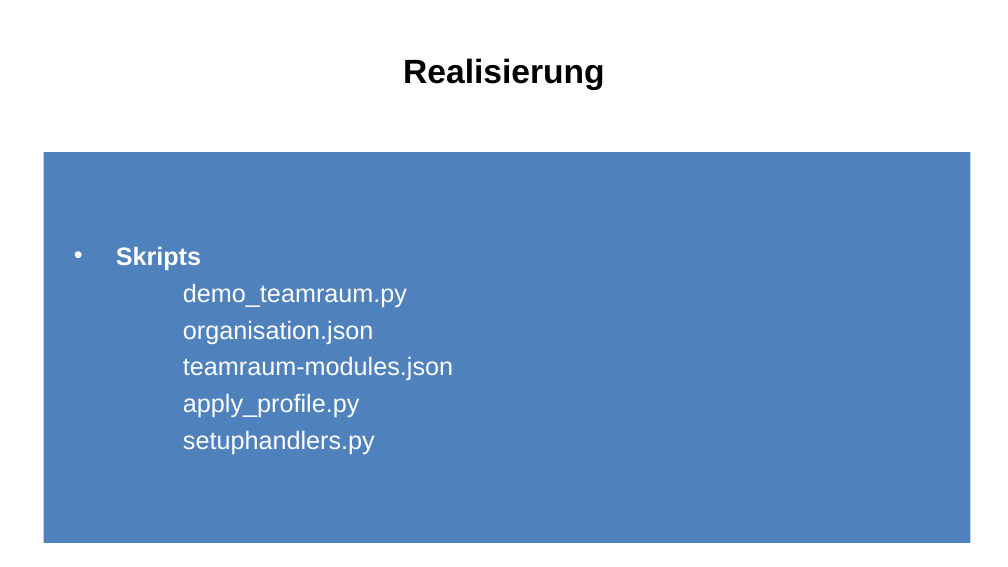
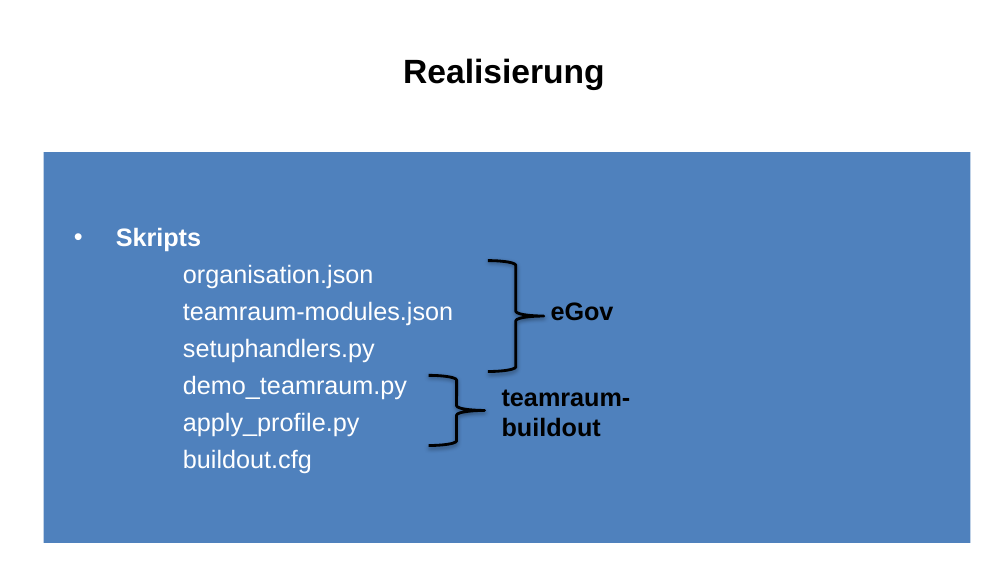
Before and after one commit to 4teamwork/IPA_michel.weingart, a slide deck: slide 10 of Dokumente/präsentation/Vortrag.pptx. Drawn at 1008x567 pixels with LibreOffice and Linux fonts; fonts in the diff are those of the drawing. Boxes give left, top, right and bottom in pixels: in the first picture for what was removed or moved away, otherwise in the second. Text is boxed around its words. In the diff, an @@ line names an element or a change of style, - is before the commit and + after.

```diff
--- a/Dokumente/präsentation/Vortrag.pptx
+++ b/Dokumente/präsentation/Vortrag.pptx
@@ right brace added at (x1=488, y1=261, x2=544, y2=372), outline #000000 2 pt @@
@@ text at (x1=183, y1=283, x2=407, y2=307): paragraph removed @@
-    demo_teamraum.py
@@ text added at (x1=551, y1=302, x2=614, y2=321), 18 pt, text #000000, bold @@
+eGov
@@ text at (x1=183, y1=338, x2=407, y2=400): paragraphs added @@
+    setuphandlers.py
+    demo_teamraum.py
@@ right brace added at (x1=428, y1=375, x2=485, y2=446), outline #000000 2 pt @@
@@ text added at (x1=502, y1=389, x2=631, y2=437), 18 pt, text #000000, bold @@
+teamraum-buildout
@@ text at (x1=183, y1=449, x2=312, y2=473): text changed @@
-    setuphandlers.py
+    buildout.cfg
```
Also in this commit, not shown: 5 other slides changed, 3 other files.
